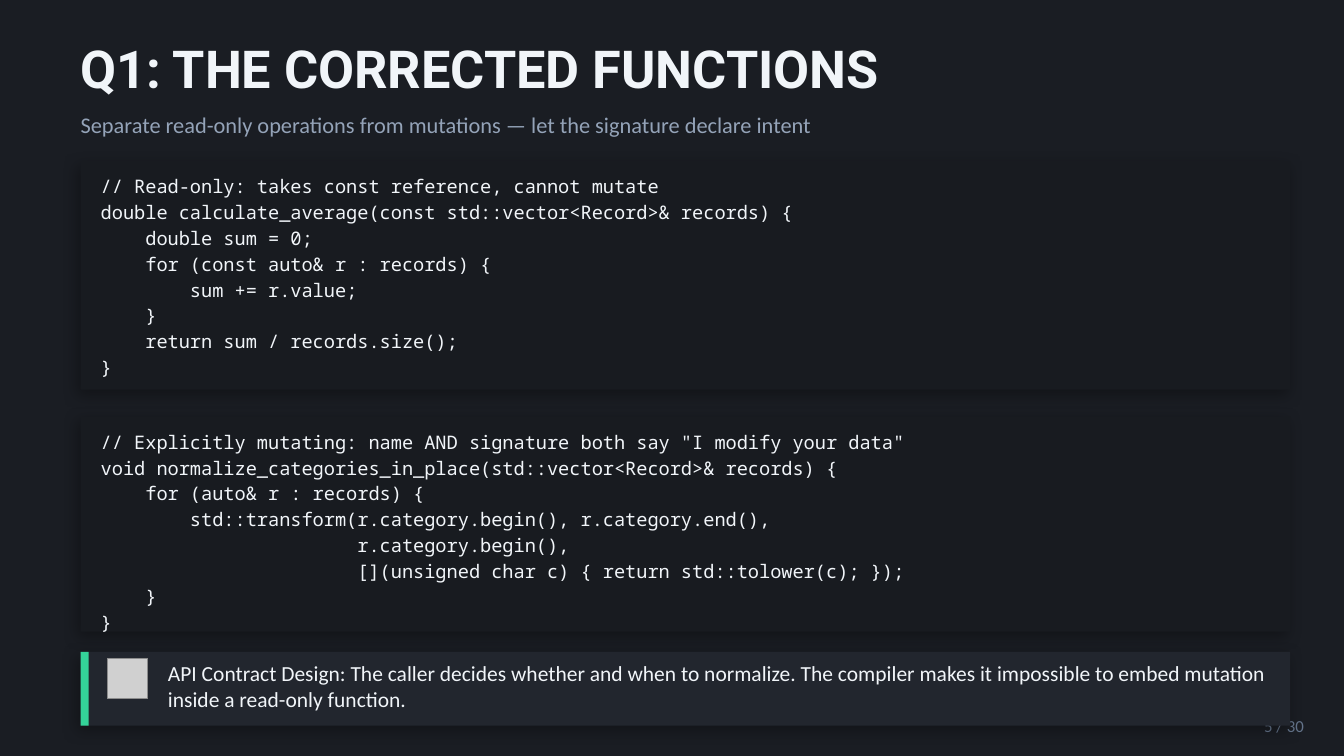
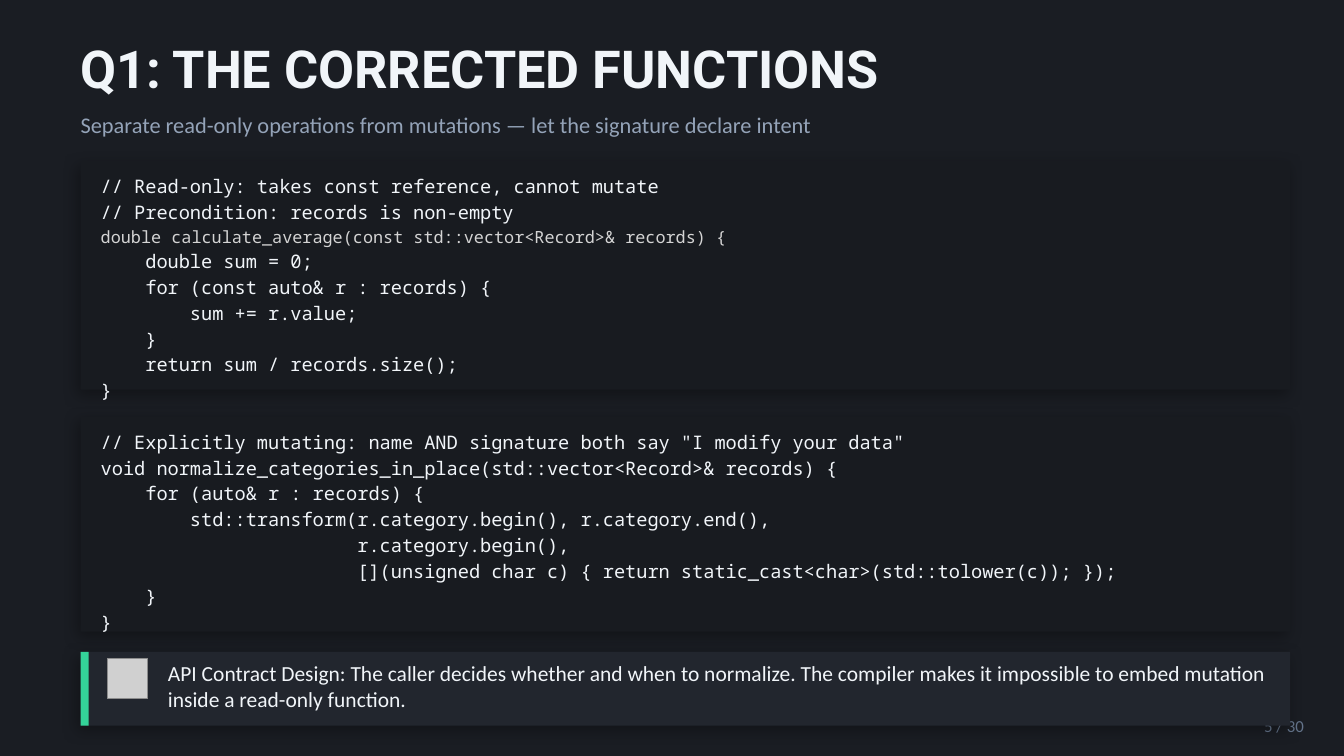
Before and after one commit to schroedermatthew/FatP, a slide deck: slide 5 of Teaching/Compile Time Errrors/sessions/const_correctness.pptx. Drawn at 1344x756 pixels with LibreOffice and Linux fonts; fonts in the diff are those of the drawing; grey boxes stand for pictures. Boxes give left, top, right and bottom in pixels: in the first picture for what was removed or moved away, otherwise in the second. Text is boxed around its words. In the diff, an @@ line names an element or a change of style, - is before the commit and + after.

```diff
--- a/Teaching/Compile Time Errrors/sessions/const_correctness.pptx
+++ b/Teaching/Compile Time Errrors/sessions/const_correctness.pptx
@@ text at (134,205,514,224): paragraph added @@
+// Precondition: records is non-empty
@@ text at (101,230,706,247): size 10 to 9 pt, text colour #F1F5F9 to #D4D4D4 in "double calculate_average(const std::vector<Record>& records) ..." @@
@@ text at (357,563,1072,583): text changed @@
-[](unsigned char c) { return std::tolower(c); });
+[](unsigned char c) { return static_cast<char>(std::tolower(c)); });
```
Also in this commit, not shown: 4 other slides changed, 5 other files.
